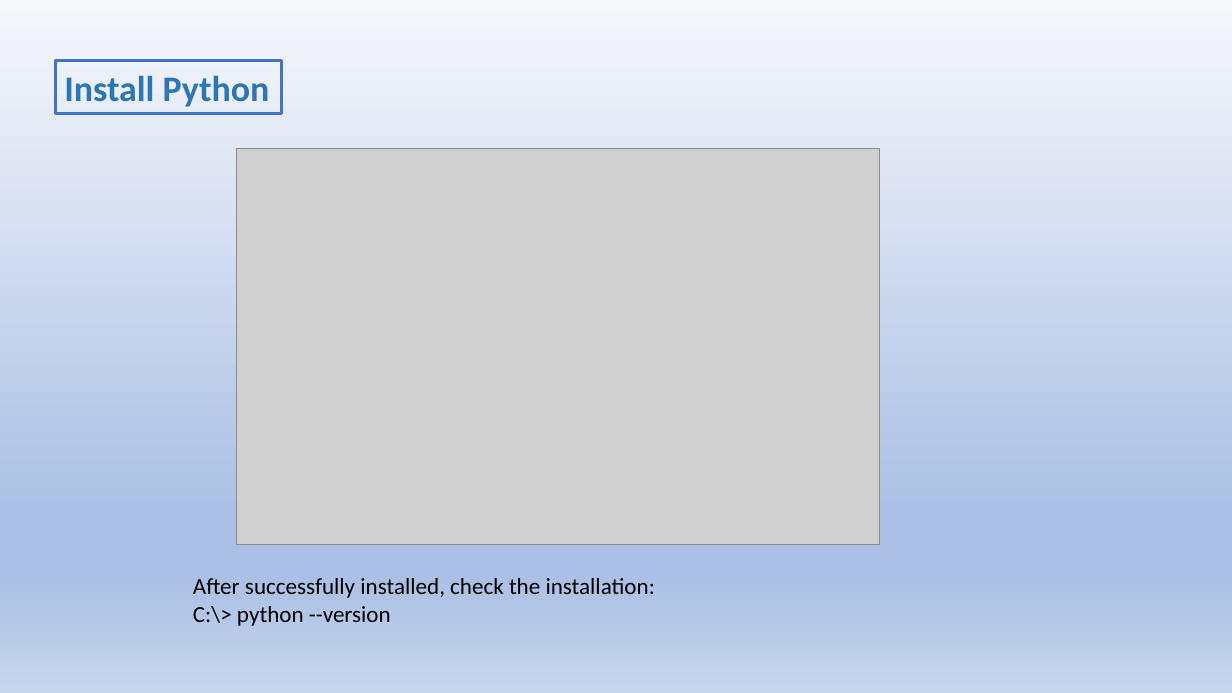
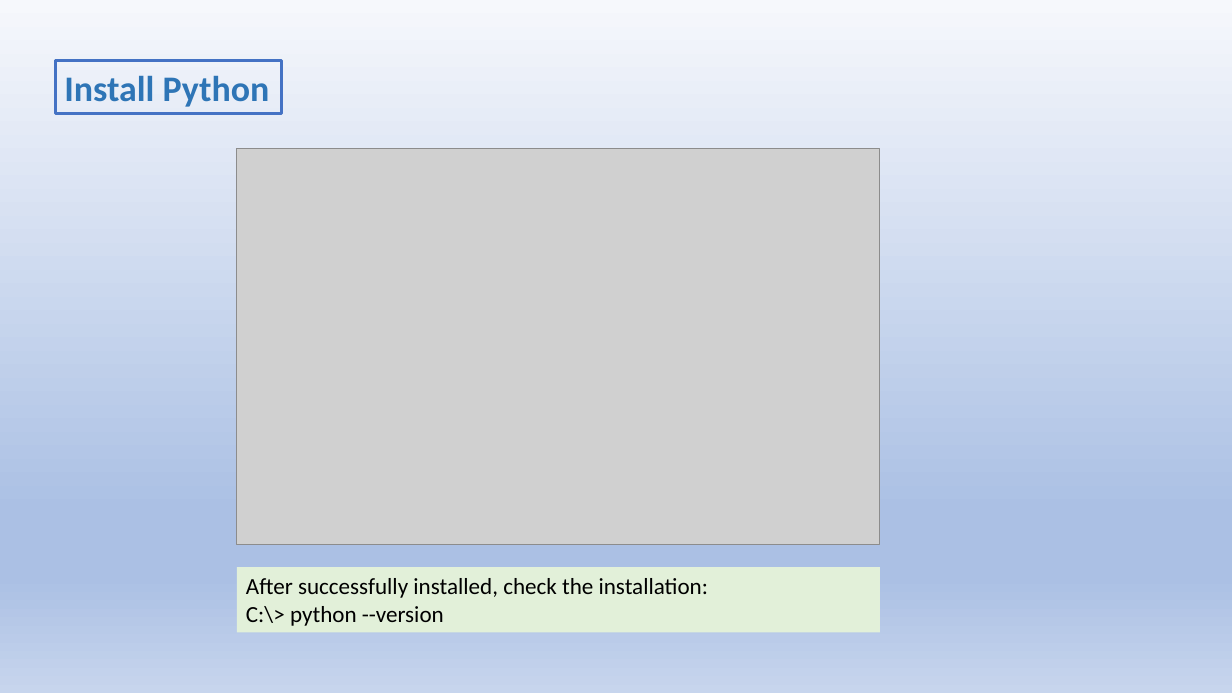
Before and after one commit to jwang1122/learnpython, a slide deck: slide 4 of Python Language.pptx. Drawn at 1232x693 pixels with LibreOffice and Linux fonts; fonts in the diff are those of the drawing; grey boxes stand for pictures. Boxes give left, top, right and bottom in pixels: in the first picture for what was removed or moved away, otherwise in the second. Text is boxed around its words. In the diff, an @@ line names an element or a change of style, - is before the commit and + after.

```diff
--- a/Python Language.pptx
+++ b/Python Language.pptx
@@ rectangle "After successfully installed, check the ...": place and size @@
-rectangle "After successfully installed, check the ..." at box(193, 578, 655, 626)
+rectangle "After successfully installed, check the ..." at box(237, 567, 880, 633)
@@ rectangle "After successfully installed, check the ..." at box(237, 567, 880, 633): fill none to #E2F0D9 @@
```
Also in this commit, not shown: 13 other slides changed, 32 slides added, 1 slide removed, 21 other files.
